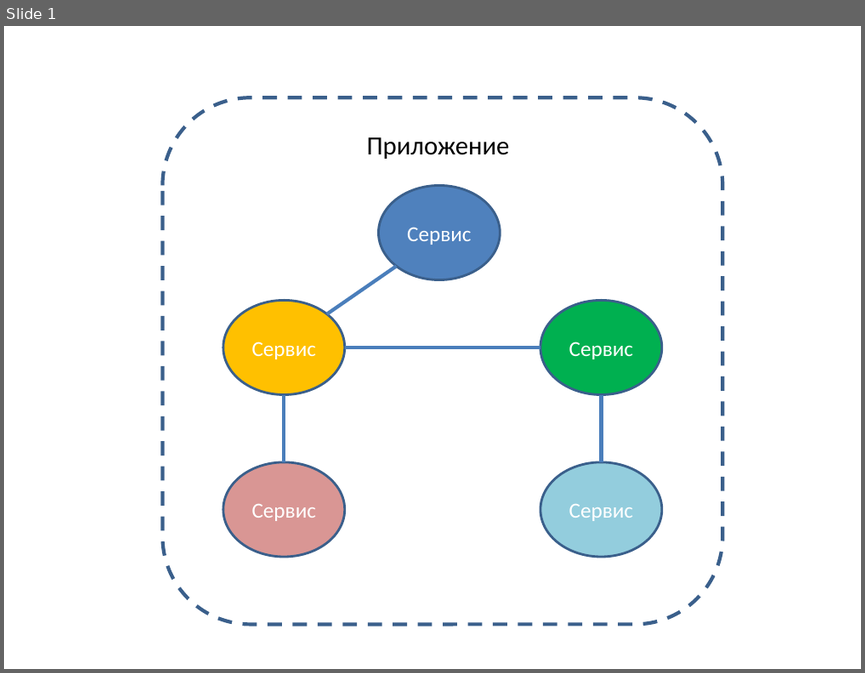
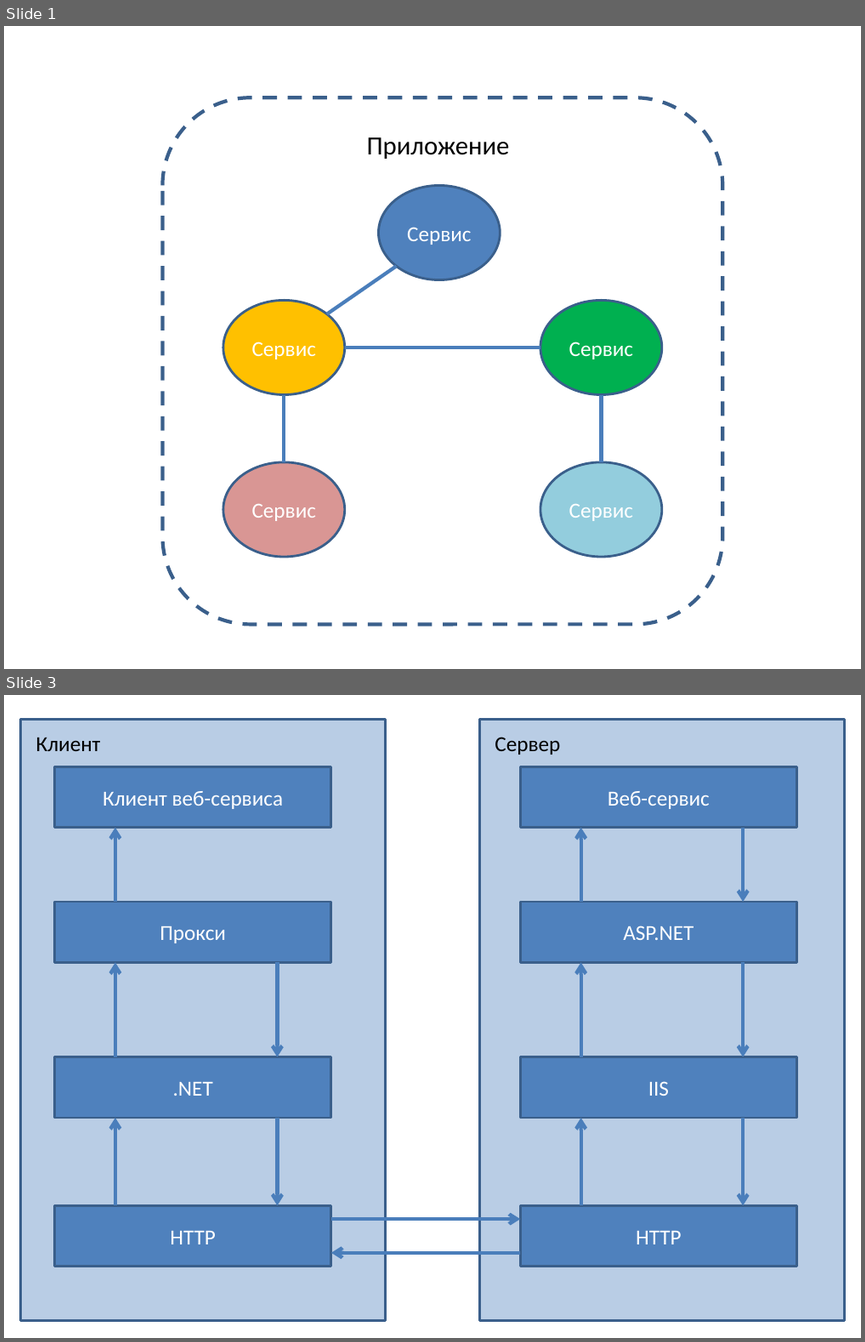
Before and after one commit to fsprogamer/Geekbrains, a slide deck: Docs/Презентация8.pptx. Shown one above the other, each under a label of ours: slide 1 before the commit, slides 1 and 3 after it; the slides between them are not shown. The pictures are 865x673 and 865x1342 pixels, drawn with LibreOffice and Linux fonts; fonts in the diff are those of the drawing. Boxes give left, top, right and bottom in pixels: in the first picture for what was removed or moved away, otherwise in the second. Text is boxed around its words. In the diff, an @@ line names an element or a change of style, - is before the commit and + after.

```diff
--- a/Docs/Презентация8.pptx
+++ b/Docs/Презентация8.pptx
@@ slide 3 added at <box>4,695,861,1338</box>, background #FFFFFF @@
@@ rectangle added at <box>21,720,386,1321</box>, fill #B9CDE5, outline #3A5F8C 2 pt @@
@@ rectangle added at <box>479,720,844,1321</box>, fill #B9CDE5, outline #3A5F8C 2 pt @@
@@ text added at <box>36,737,101,751</box>, 18 pt, text #000000 @@
+Клиент
@@ text added at <box>494,737,560,755</box>, 18 pt, text #000000 @@
+Сервер
@@ rectangle added at <box>54,767,331,828</box>, fill #4F81BD, outline #3A5F8C 2 pt, 18 pt, text #FFFFFF @@
+Клиент веб-сервиса
@@ rectangle added at <box>520,767,796,828</box>, fill #4F81BD, outline #3A5F8C 2 pt, 18 pt, text #FFFFFF @@
+Веб-сервис
@@ arrow added from (115, 902) to (115, 828), #4B7EBC 3 pt @@
@@ arrow added from (580, 902) to (580, 828), #4B7EBC 3 pt @@
@@ arrow added from (743, 828) to (743, 902), #4B7EBC 3 pt @@
@@ rectangle added at <box>54,902,331,962</box>, fill #4F81BD, outline #3A5F8C 2 pt, 18 pt, text #FFFFFF @@
+Прокси
@@ rectangle added at <box>520,902,796,962</box>, fill #4F81BD, outline #3A5F8C 2 pt, 18 pt, text #FFFFFF @@
+ASP.NET
@@ arrow added from (115, 1056) to (115, 962), #4B7EBC 3 pt @@
@@ arrow added from (278, 962) to (278, 1056), #4B7EBC 3 pt @@
@@ arrow added from (580, 1056) to (580, 962), #4B7EBC 3 pt @@
@@ arrow added from (743, 962) to (743, 1056), #4B7EBC 3 pt @@
@@ rectangle added at <box>54,1056,331,1117</box>, fill #4F81BD, outline #3A5F8C 2 pt, 18 pt, text #FFFFFF @@
+.NET
@@ rectangle added at <box>520,1056,796,1117</box>, fill #4F81BD, outline #3A5F8C 2 pt, 18 pt, text #FFFFFF @@
+IIS
@@ arrow added from (115, 1205) to (115, 1117), #4B7EBC 3 pt @@
@@ arrow added from (278, 1117) to (278, 1205), #4B7EBC 3 pt @@
@@ arrow added from (580, 1205) to (580, 1117), #4B7EBC 3 pt @@
@@ arrow added from (743, 1117) to (743, 1205), #4B7EBC 3 pt @@
@@ rectangle added at <box>54,1205,331,1265</box>, fill #4F81BD, outline #3A5F8C 2 pt, 18 pt, text #FFFFFF @@
+HTTP
@@ arrow added from (331, 1219) to (520, 1219), #4B7EBC 3 pt @@
@@ rectangle added at <box>520,1205,796,1265</box>, fill #4F81BD, outline #3A5F8C 2 pt, 18 pt, text #FFFFFF @@
+HTTP
@@ arrow added from (520, 1253) to (331, 1253), #4B7EBC 3 pt @@
```
Also in this commit, not shown: 1 other slide added, 35 other files.
